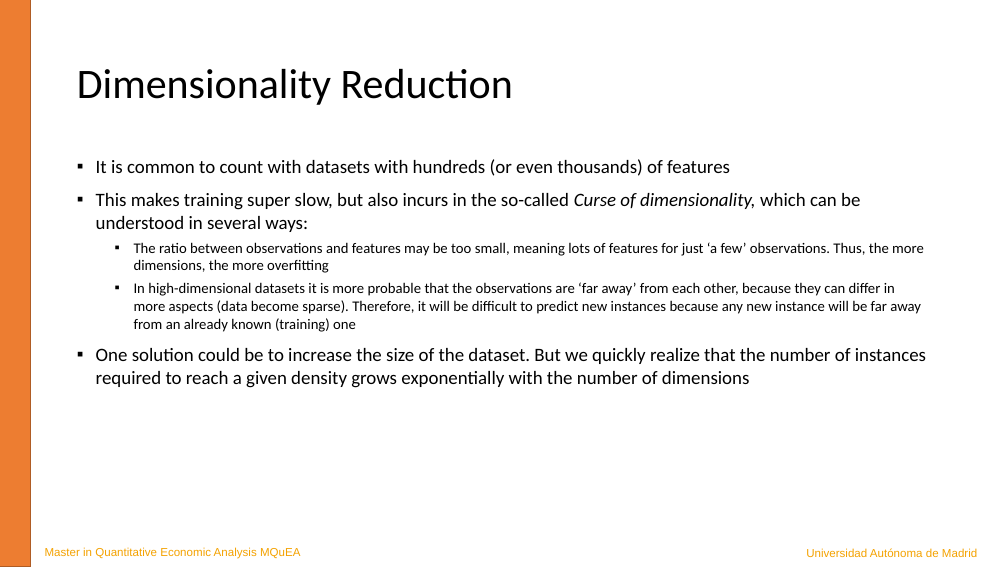
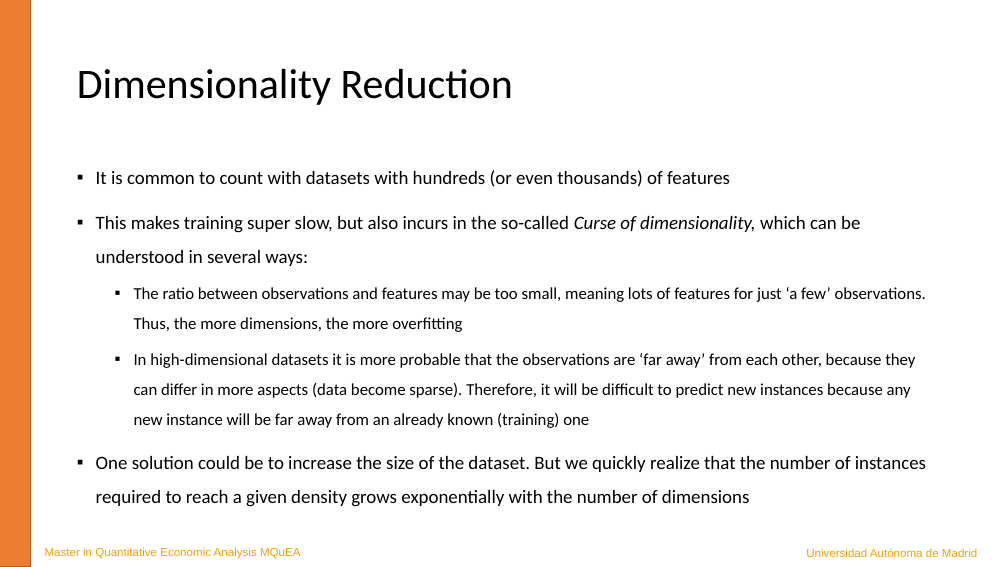
Before and after one commit to JavierBas/IMLEF-MQuEA, a slide deck: slide 3 of Course content/Slides/Topic 7 - Dimensionality reduction.pptx. Drawn at 1008x567 pixels with LibreOffice and Linux fonts; fonts in the diff are those of the drawing. Boxes give left, top, right and bottom in pixels: in the first picture for what was removed or moved away, otherwise in the second. Text is boxed around its words. In the diff, an @@ line names an element or a change of style, - is before the commit and + after.

```diff
--- a/Course content/Slides/Topic 7 - Dimensionality reduction.pptx
+++ b/Course content/Slides/Topic 7 - Dimensionality reduction.pptx
@@ text "It is common to count ..." at [96, 170, 926, 507]: size 14 to 16 pt in "The ratio between observations and features may ...", "In high-dimensional datasets it is more probable ..."; line spacing 1 to 1.5 @@
```
Also in this commit, not shown: 4 other slides changed, 1 slide removed, 2 other files.
